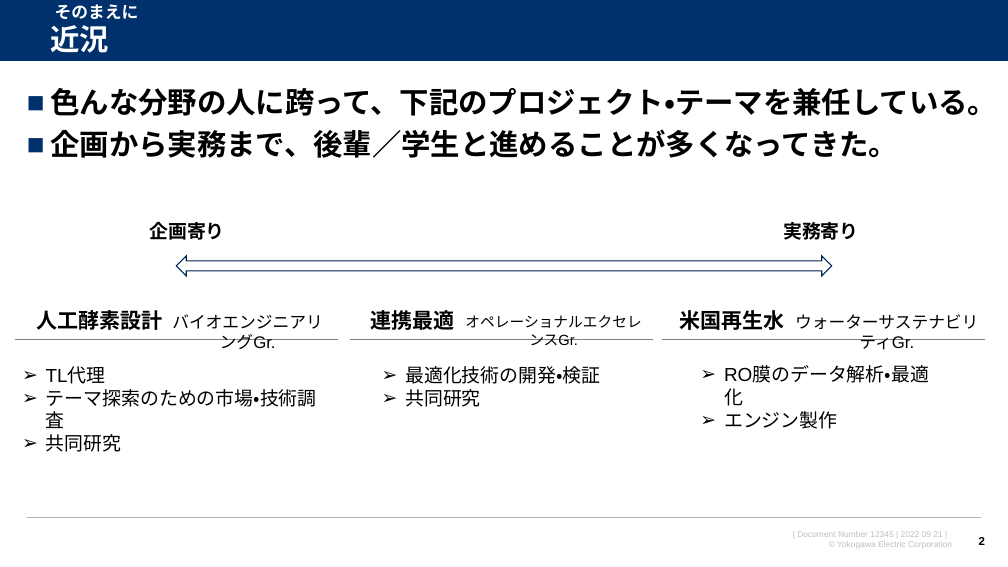
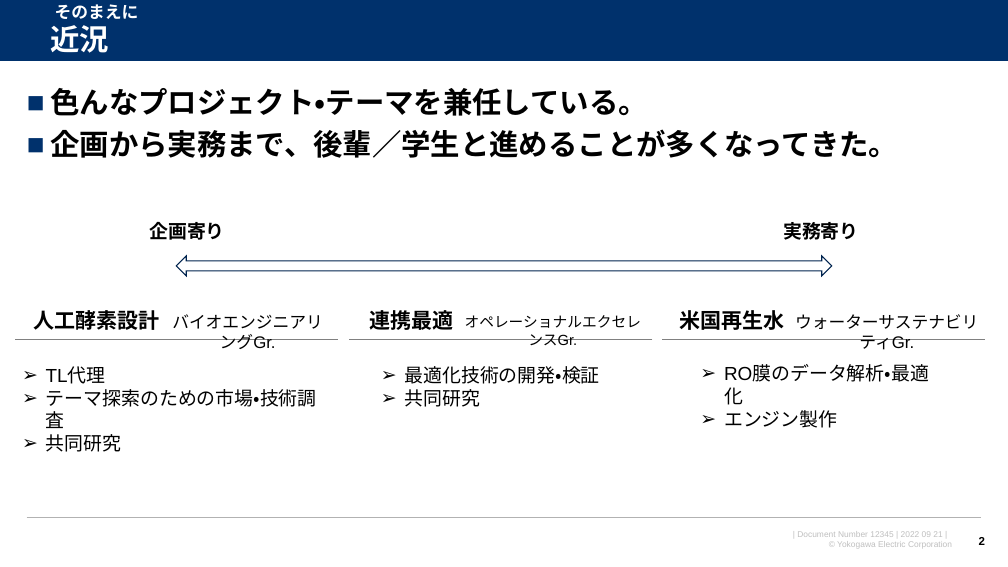
Before and after one commit to watarukumagai-git/opt, a slide deck: slide 2 of MMW/20230126_MMW_kumagai_rev.0.pptx. Drawn at 1008x567 pixels with LibreOffice and Linux fonts; fonts in the diff are those of the drawing; background and template pictures are left out. Boxes give left, top, right and bottom in pixels: in the first picture for what was removed or moved away, otherwise in the second. Text is boxed around its words. In the diff, an @@ line names an element or a change of style, - is before the commit and + after.

```diff
--- a/MMW/20230126_MMW_kumagai_rev.0.pptx
+++ b/MMW/20230126_MMW_kumagai_rev.0.pptx
@@ text at <box>50,88,647,116</box>: text changed @@
-■ 色んな分野の人に跨って、下記のプロジェクト・テーマを兼任している。
+■ 色んなプロジェクト・テーマを兼任している。
```
Also in this commit, not shown: 10 other slides changed, 6 slides added, 13 slides removed.
